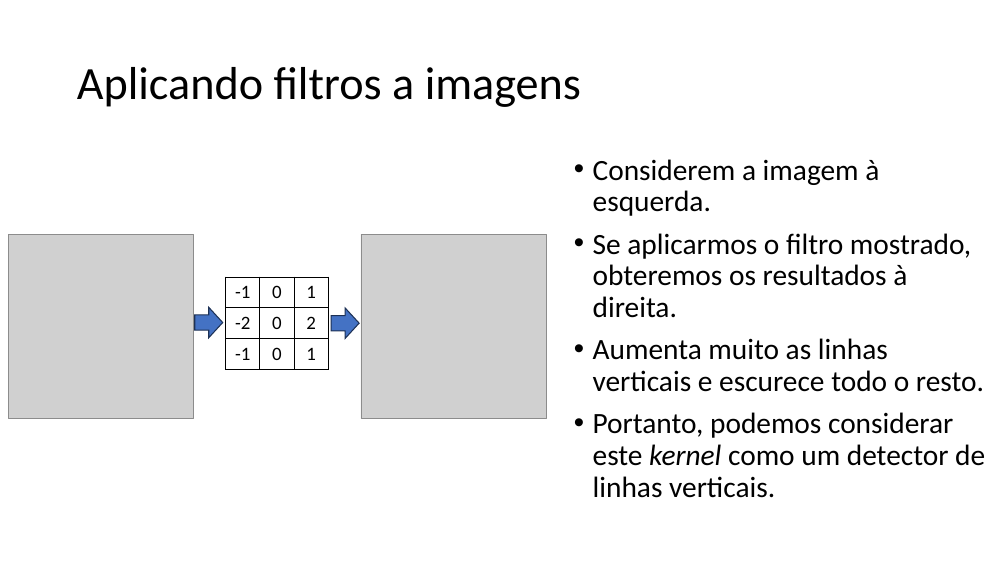
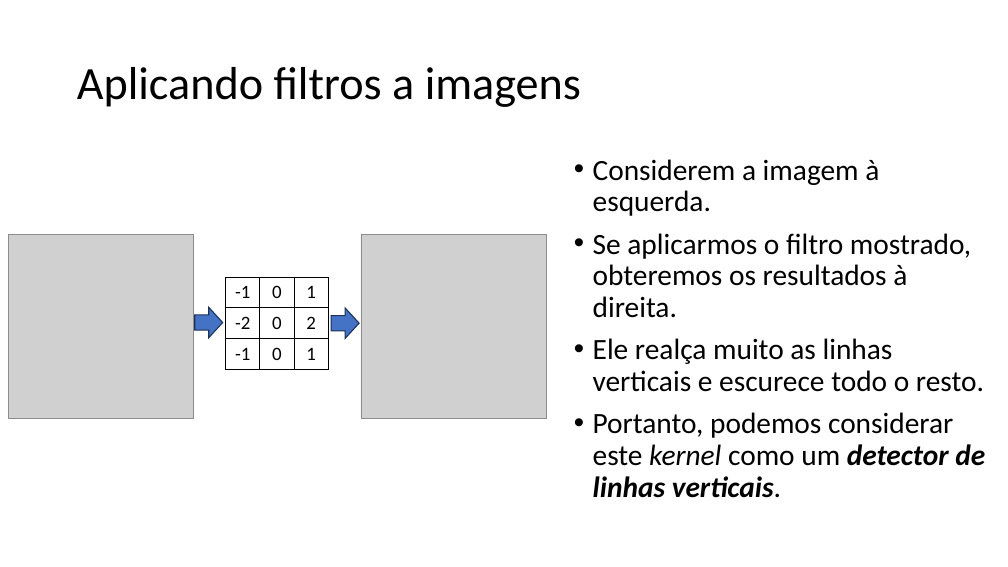
Before and after one commit to zz4fap/tp557-iot-ml, a slide deck: slide 28 of slides/TP557_12_Introduzindo_convoluções.pptx. Drawn at 1008x567 pixels with LibreOffice and Linux fonts; fonts in the diff are those of the drawing; grey boxes stand for pictures. Boxes give left, top, right and bottom in pixels: in the first picture for what was removed or moved away, otherwise in the second. Text is boxed around its words. In the diff, an @@ line names an element or a change of style, - is before the commit and + after.

Commit message:
update of slides

```diff
--- a/slides/TP557_12_Introduzindo_convoluções.pptx
+++ b/slides/TP557_12_Introduzindo_convoluções.pptx
@@ text at (593,338,984,392): text changed @@
-• Aumenta muito as linhas verticais e escurece todo o resto.
+• Ele realça muito as linhas verticais e escurece todo o resto.
@@ text at (593,412,985,498): bold on, italic on in "detector de linhas verticais." @@
```
Also in this commit, not shown: 1 other slide changed, 1 slide added.
